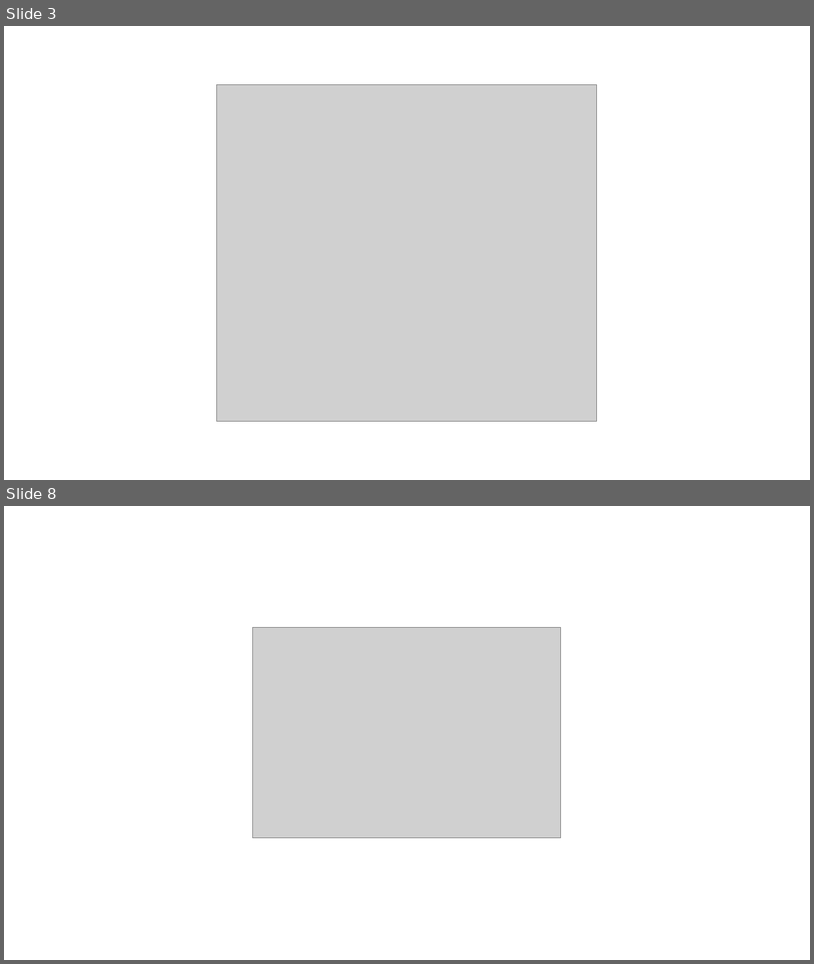
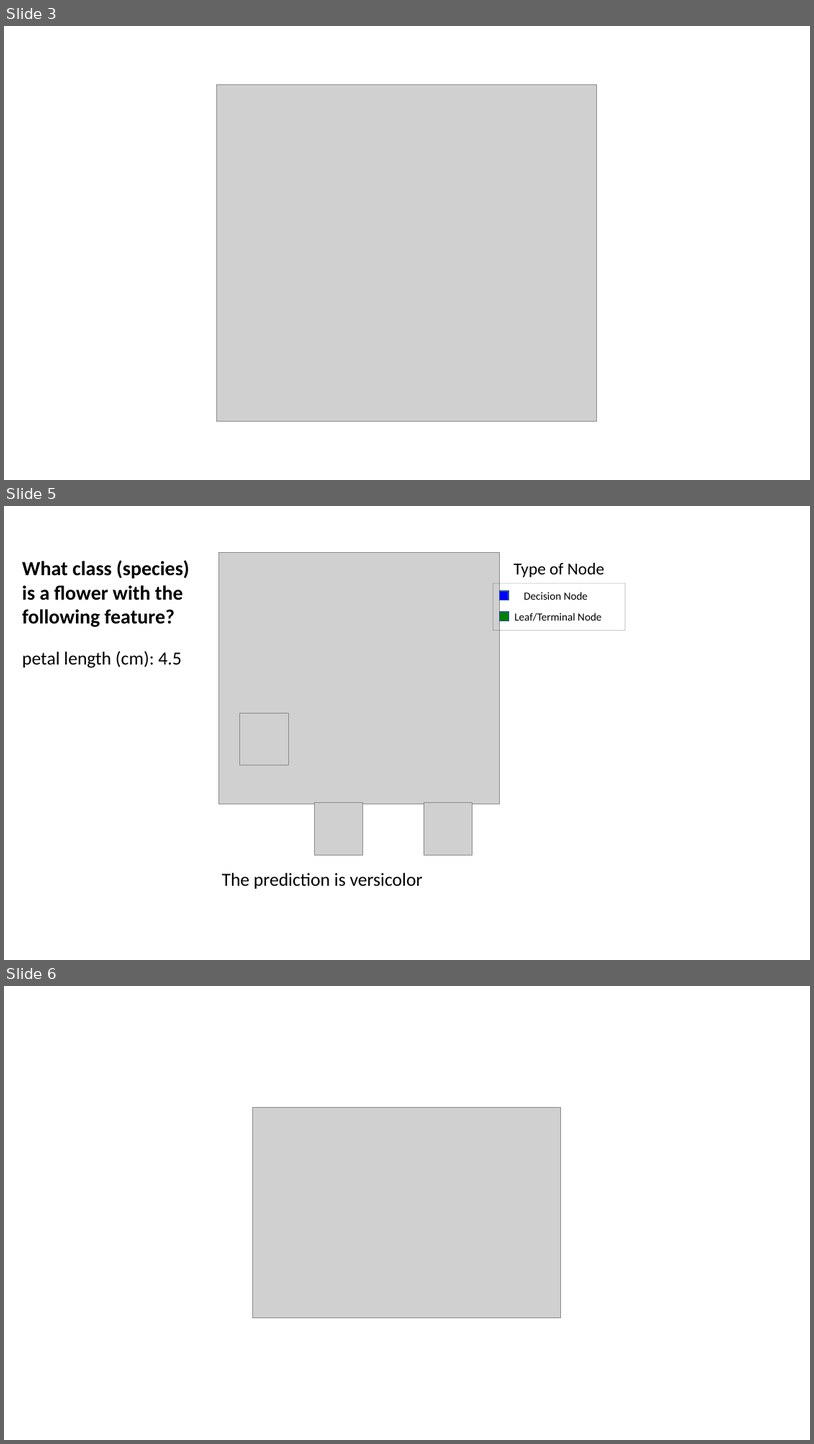
Before and after one commit to mGalarnyk/Python_Tutorials, a slide deck: Sklearn/DecisionTrees/powerpoint/DecisionComparison.pptx. Shown one above the other, each under a label of ours: slides 3 and 8 before the commit, slides 3, 5 and 6 after it; the slides between them are not shown. The pictures are 814x964 and 814x1444 pixels, drawn with LibreOffice and Linux fonts; fonts in the diff are those of the drawing; grey boxes stand for pictures. Boxes give left, top, right and bottom in pixels: in the first picture for what was removed or moved away, otherwise in the second. Text is boxed around its words. In the diff, an @@ line names an element or a change of style, - is before the commit and + after.

Commit message:
Updated main decision tree to be uniform with second image. Text is now color coded according to decision root

```diff
--- a/Sklearn/DecisionTrees/powerpoint/DecisionComparison.pptx
+++ b/Sklearn/DecisionTrees/powerpoint/DecisionComparison.pptx
@@ slide 5 added at <box>4,506,810,960</box>, background #FFFFFF @@
@@ group added at <box>22,553,626,888</box>: 5 texts, 4 pictures, 3 rectangles @@
+Decision Node
+Leaf/Terminal Node
+Type of Node
+What class (species) is a flower with the following feature?
+petal length (cm): 4.5
+The prediction is versicolor
@@ what was slide 8 is now slide 6 @@
```
Also in this commit, not shown: 1 other slide added, 17 other files.
